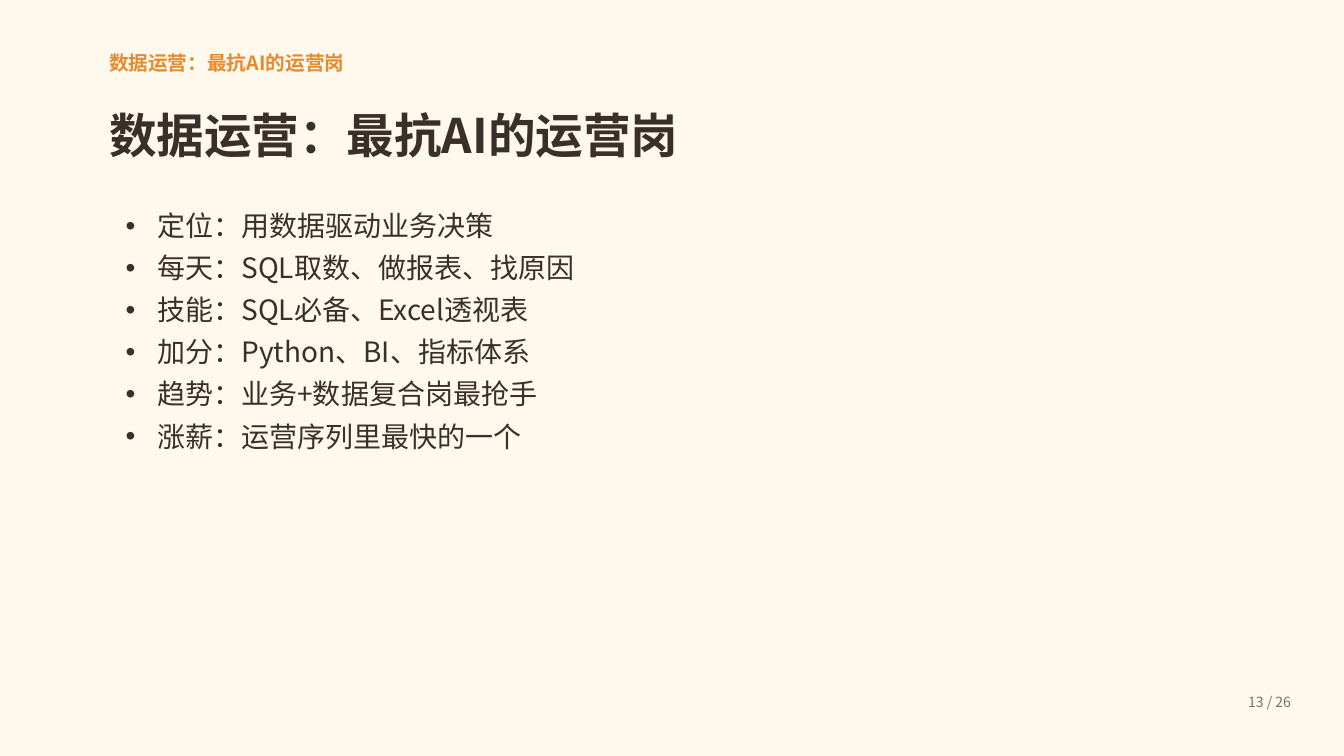
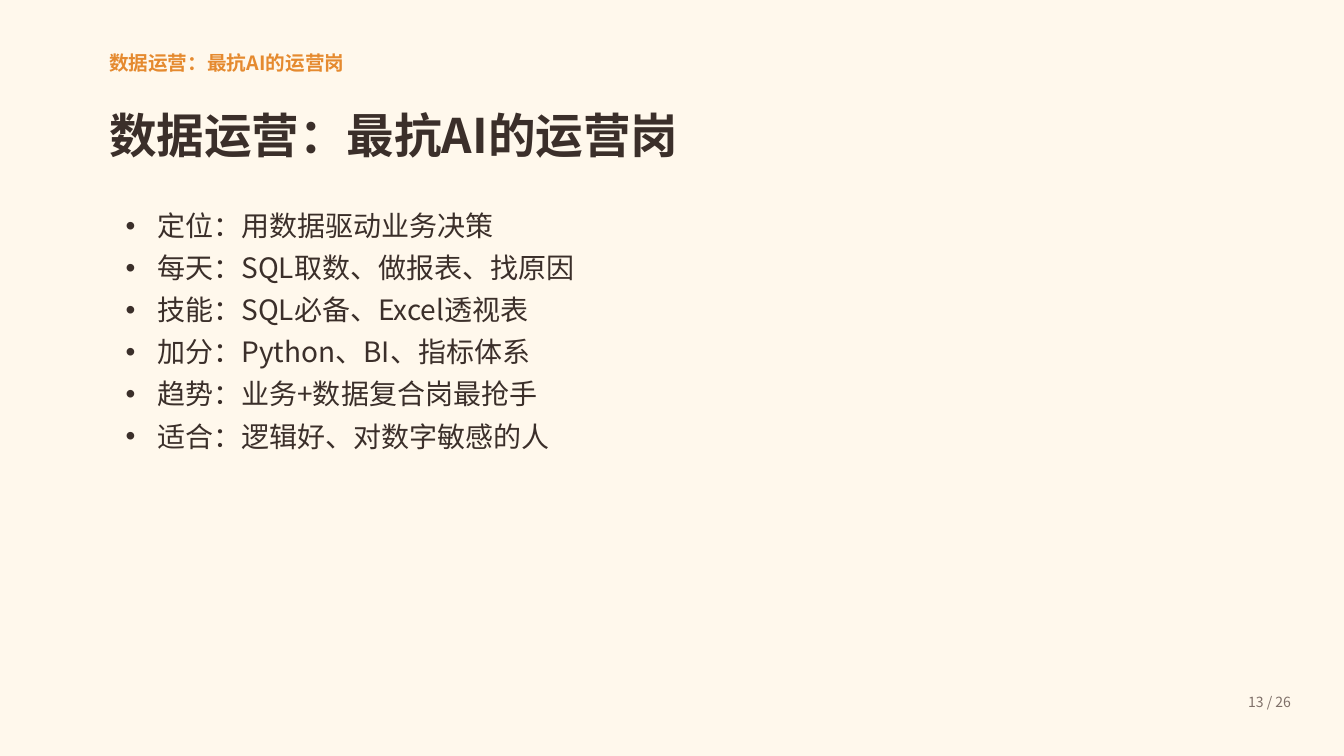
Before and after one commit to Honglixi99/Honglixi99.github.io, a slide deck: slide 13 of static/lulu/ppt/career-guide.pptx. Drawn at 1344x756 pixels with LibreOffice and Linux fonts; fonts in the diff are those of the drawing. Boxes give left, top, right and bottom in pixels: in the first picture for what was removed or moved away, otherwise in the second. Text is boxed around its words. In the diff, an @@ line names an element or a change of style, - is before the commit and + after.

```diff
--- a/static/lulu/ppt/career-guide.pptx
+++ b/static/lulu/ppt/career-guide.pptx
@@ text at (157,423,550,450): text changed @@
-• 涨薪：运营序列里最快的一个
+• 适合：逻辑好、对数字敏感的人
```
Also in this commit, not shown: 11 other slides changed, 6 other files.
